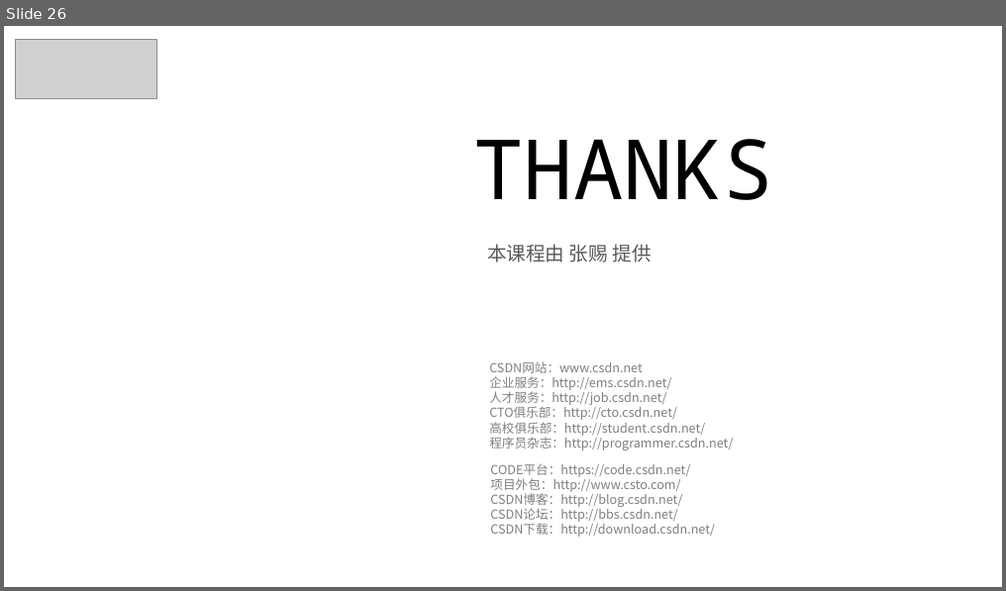
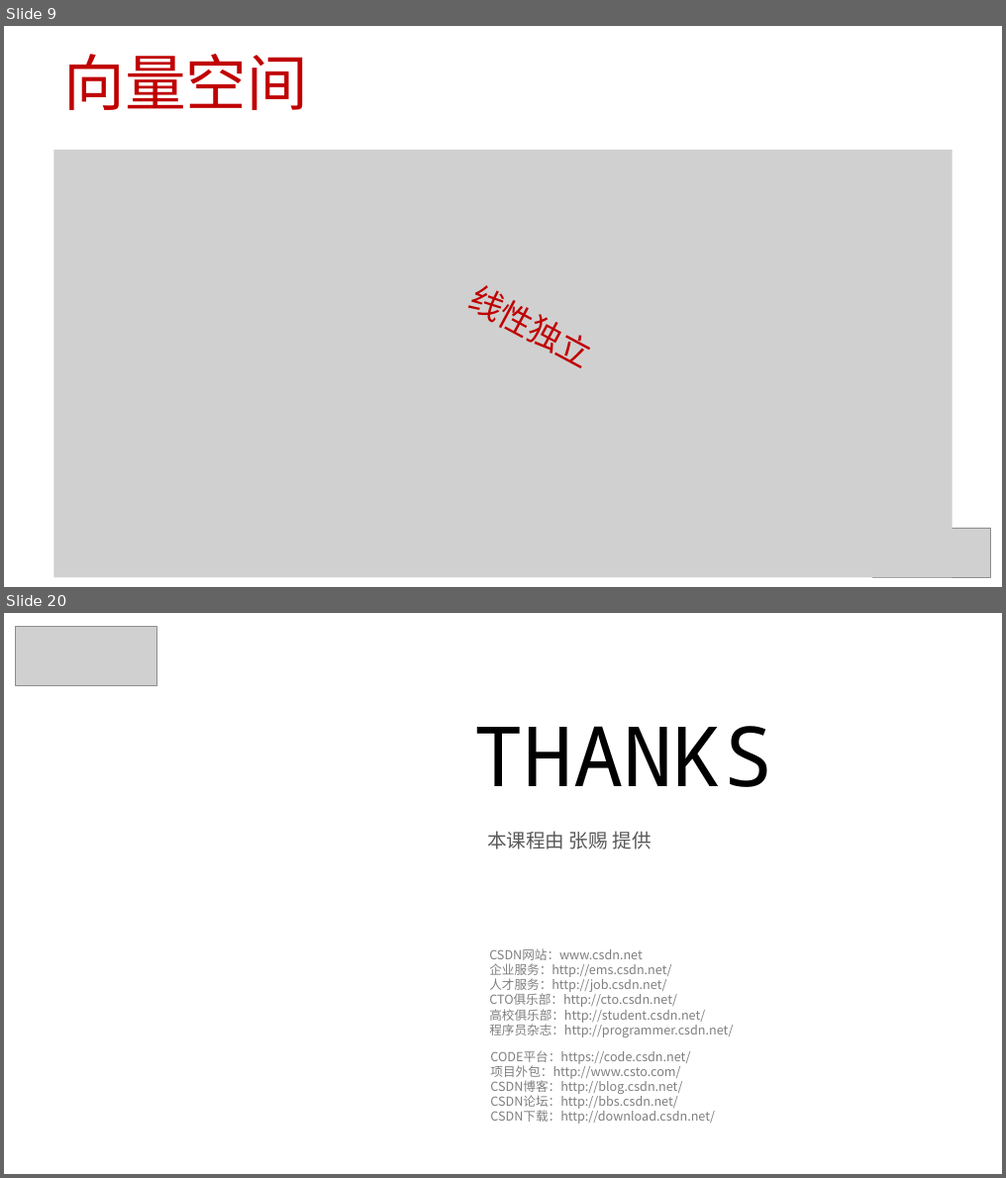
Before and after one commit to 0000duck/ComputerGraphicsBasics, a slide deck: PPT/07_向量空间.pptx. Shown one above the other, each under a label of ours: slide 26 before the commit, slides 9 and 20 after it; the slides between them are not shown. The pictures are 1006x591 and 1006x1178 pixels, drawn with LibreOffice and Linux fonts; fonts in the diff are those of the drawing; grey boxes stand for pictures; background and template pictures are left out. Boxes give left, top, right and bottom in pixels: in the first picture for what was removed or moved away, otherwise in the second. Text is boxed around its words. In the diff, an @@ line names an element or a change of style, - is before the commit and + after.

```diff
--- a/PPT/07_向量空间.pptx
+++ b/PPT/07_向量空间.pptx
@@ slide 9 added at (x1=4, y1=26, x2=1002, y2=587), background #FFFFFF @@
@@ title added at (x1=63, y1=54, x2=307, y2=110), 44 pt, text #C00000 @@
+向量空间
@@ picture added at (x1=54, y1=150, x2=952, y2=577) @@
@@ text added at (x1=466, y1=285, x2=583, y2=362), 24 pt, text #C00000 @@
+线性独立
@@ picture added at (x1=872, y1=529, x2=990, y2=577) @@
@@ what was slide 26 is now slide 20 @@
```
Also in this commit, not shown: 5 slides changed, 12 other slides added, 19 slides removed, 2 other files.
